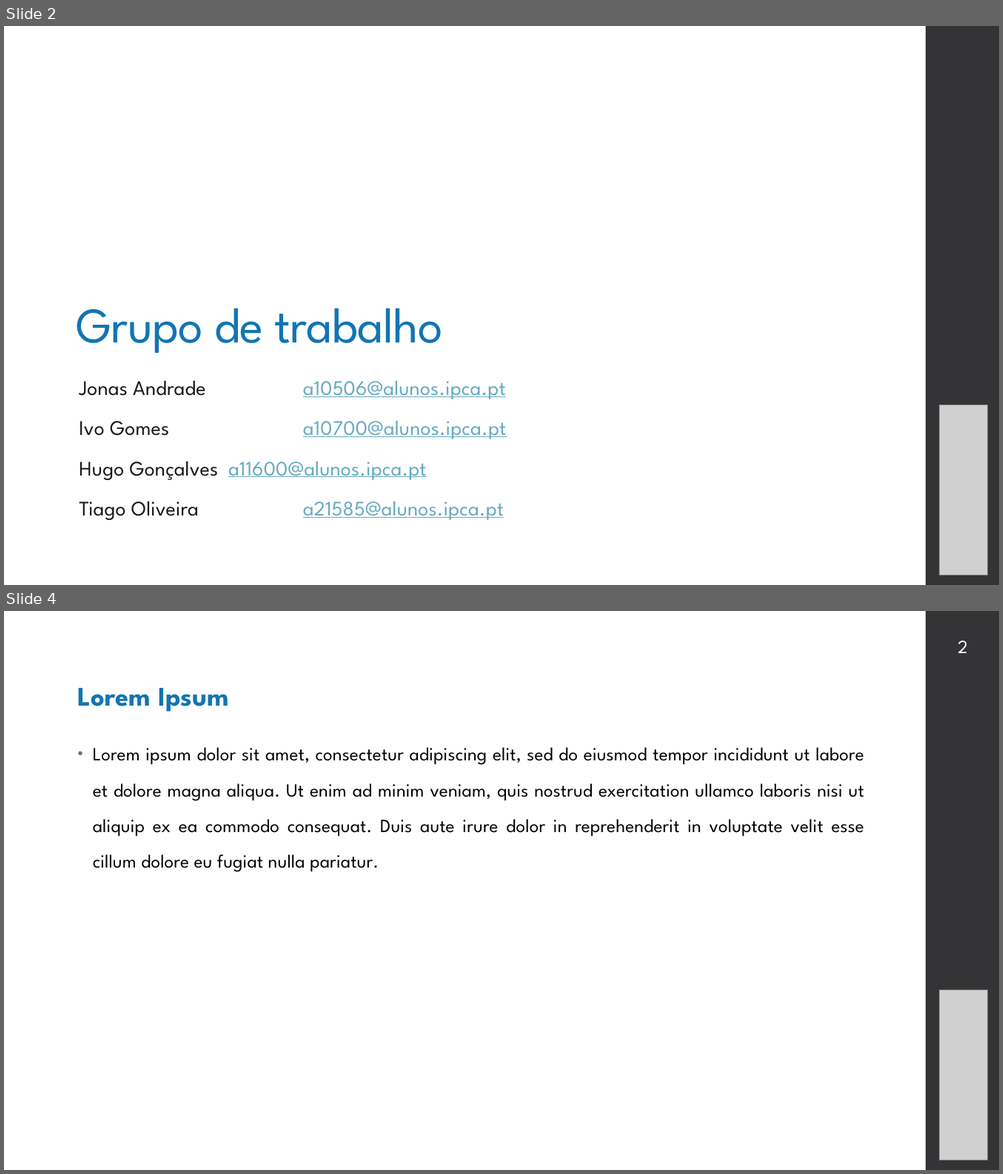
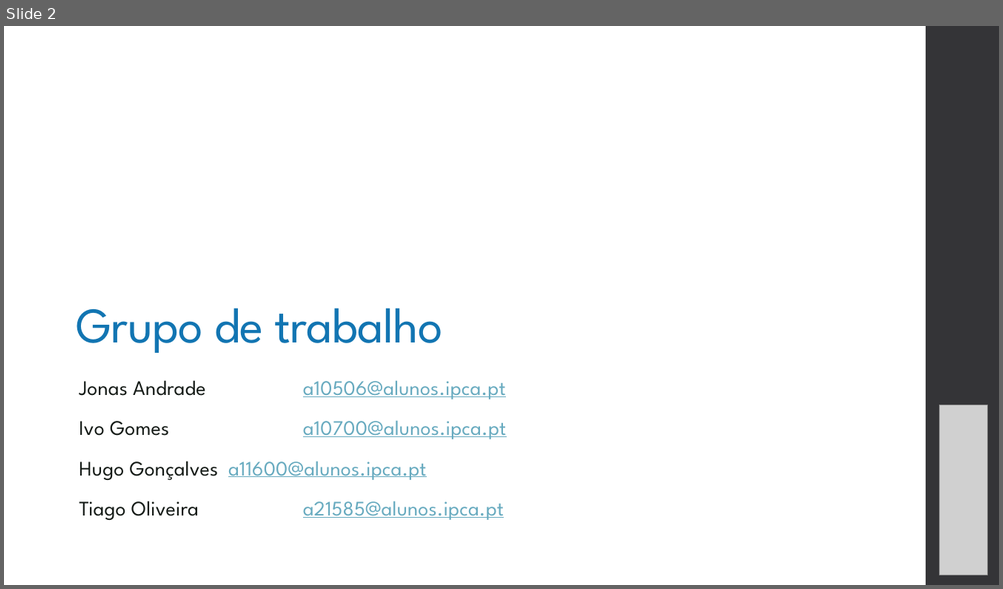
Before and after one commit to GitTiagoOliveira/escutas, a slide deck: docs/presentation.pptx. Shown one above the other, each under a label of ours: slides 2 and 4 before the commit, slide 2 after it; the slides between them are not shown. The pictures are 1003x1174 and 1003x589 pixels, drawn with LibreOffice and Linux fonts; fonts in the diff are those of the drawing; grey boxes stand for pictures. Boxes give left, top, right and bottom in pixels: in the first picture for what was removed or moved away, otherwise in the second. Text is boxed around its words. In the diff, an @@ line names an element or a change of style, - is before the commit and + after.

```diff
--- a/docs/presentation.pptx
+++ b/docs/presentation.pptx
@@ slide 4 removed at bbox=[4, 611, 999, 1170], background #FFFFFF; not listed: 1 template element that a slide beside it also shows @@
@@ text removed at bbox=[957, 641, 967, 653] @@
-2
@@ text removed at bbox=[78, 688, 864, 872] @@
-Lorem Ipsum
-• Lorem ipsum dolor sit amet, consectetur adipiscing elit, sed do eiusmod tempor incididunt ut labore et dolore magna aliqua. Ut enim ad minim veniam, quis nostrud exercitation ullamco laboris nisi ut aliquip ex ea commodo consequat. Duis aute irure dolor in reprehenderit in voluptate velit esse cillum dolore eu fugiat nulla pariatur.
@@ picture removed at bbox=[939, 991, 987, 1161] @@
```
Also in this commit, not shown: 1 other slide changed, 7 slides added, 1 other slide removed, 7 other files.
